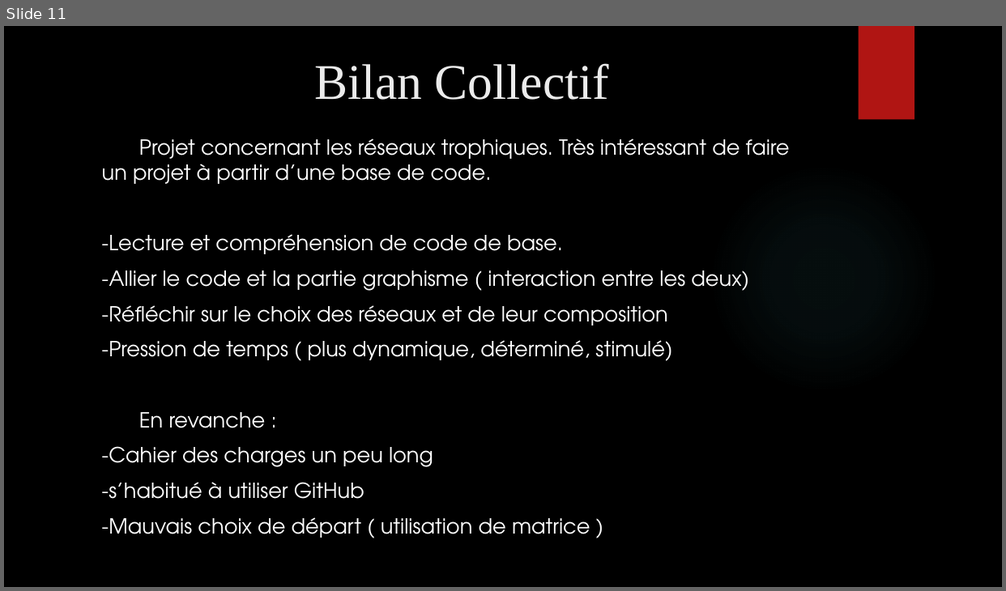
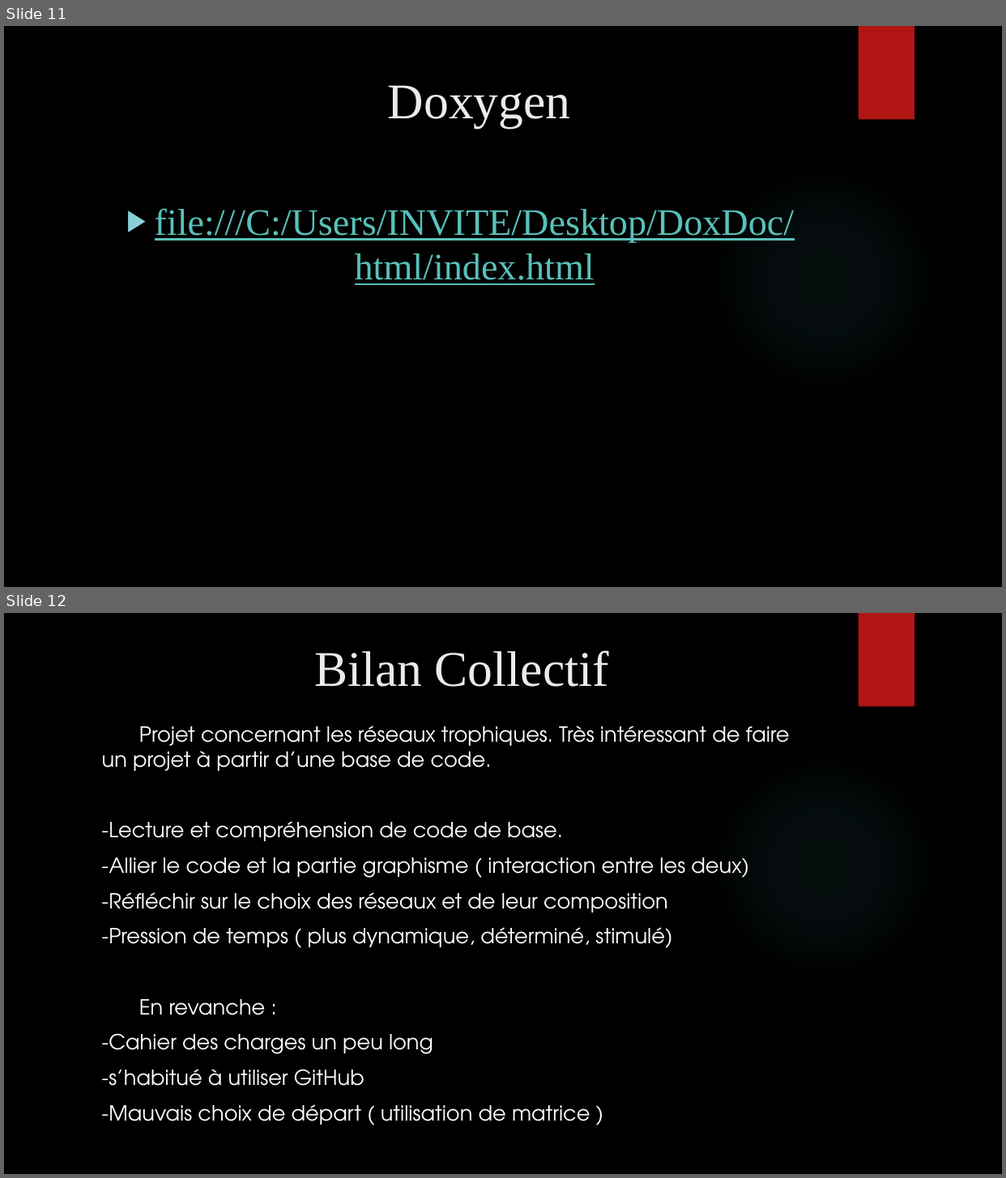
Before and after one commit to mama98/Projet-ING2-th-orie-des-graphes, a slide deck: pptinfos ING2.pptx. Shown one above the other, each under a label of ours: slide 11 before the commit, slides 11 and 12 after it. The pictures are 1006x591 and 1006x1178 pixels, drawn with LibreOffice and Linux fonts; fonts in the diff are those of the drawing; background and template pictures are left out. Boxes give left, top, right and bottom in pixels: in the first picture for what was removed or moved away, otherwise in the second. Text is boxed around its words. In the diff, an @@ line names an element or a change of style, - is before the commit and + after.

```diff
--- a/pptinfos ING2.pptx
+++ b/pptinfos ING2.pptx
@@ slide 11 added at box(4, 26, 1002, 587), background picture (left out); not listed: 2 template elements that a slide beside it also shows @@
@@ title added at box(388, 85, 571, 128), 48 pt, text #EBEBEB @@
+Doxygen
@@ text added at box(155, 208, 795, 285), 36 pt, text #58C1BA, underline @@
+▶ file:///C:/Users/INVITE/Desktop/DoxDoc/html/index.html
@@ what was slide 11 is now slide 12 @@
```
Also in this commit, not shown: 1 other slide added, 1 slide removed.
